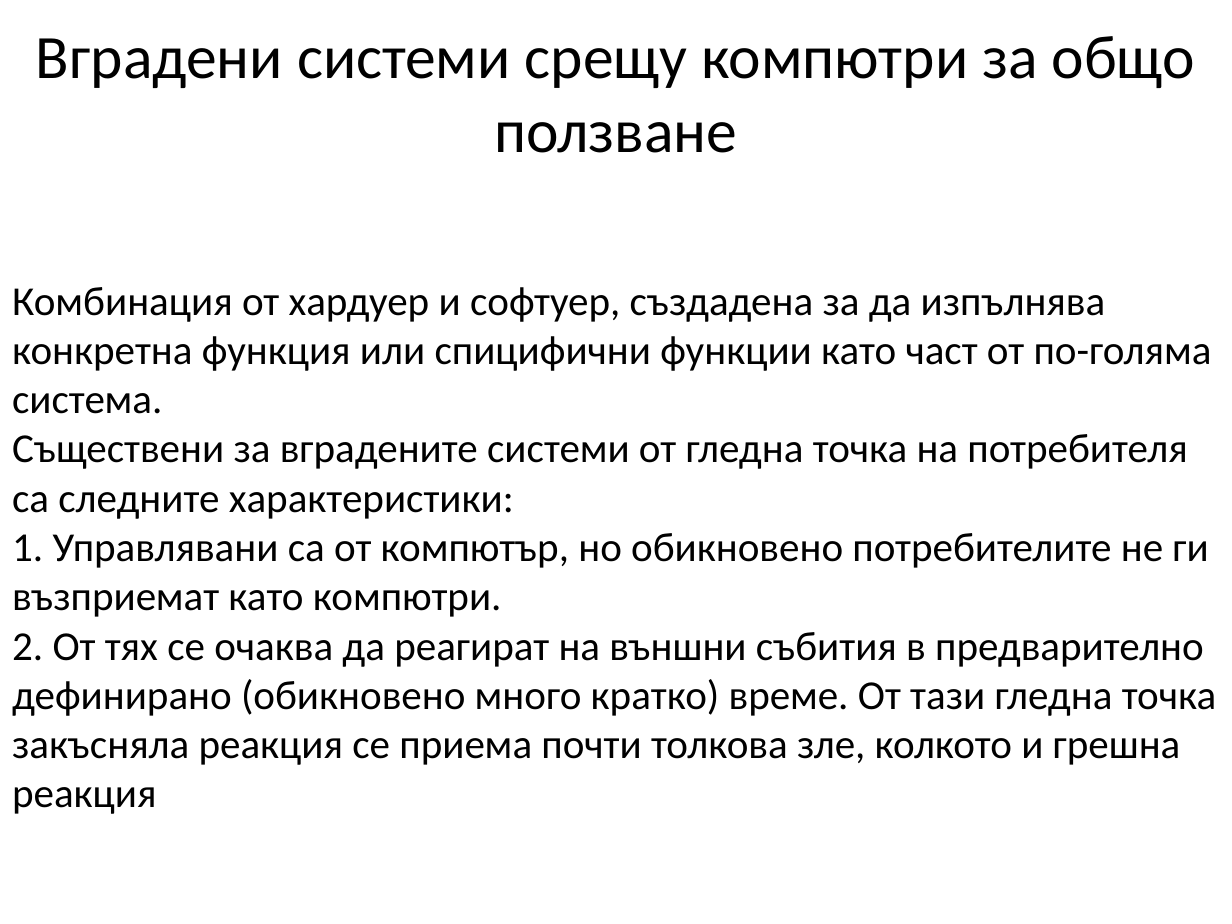
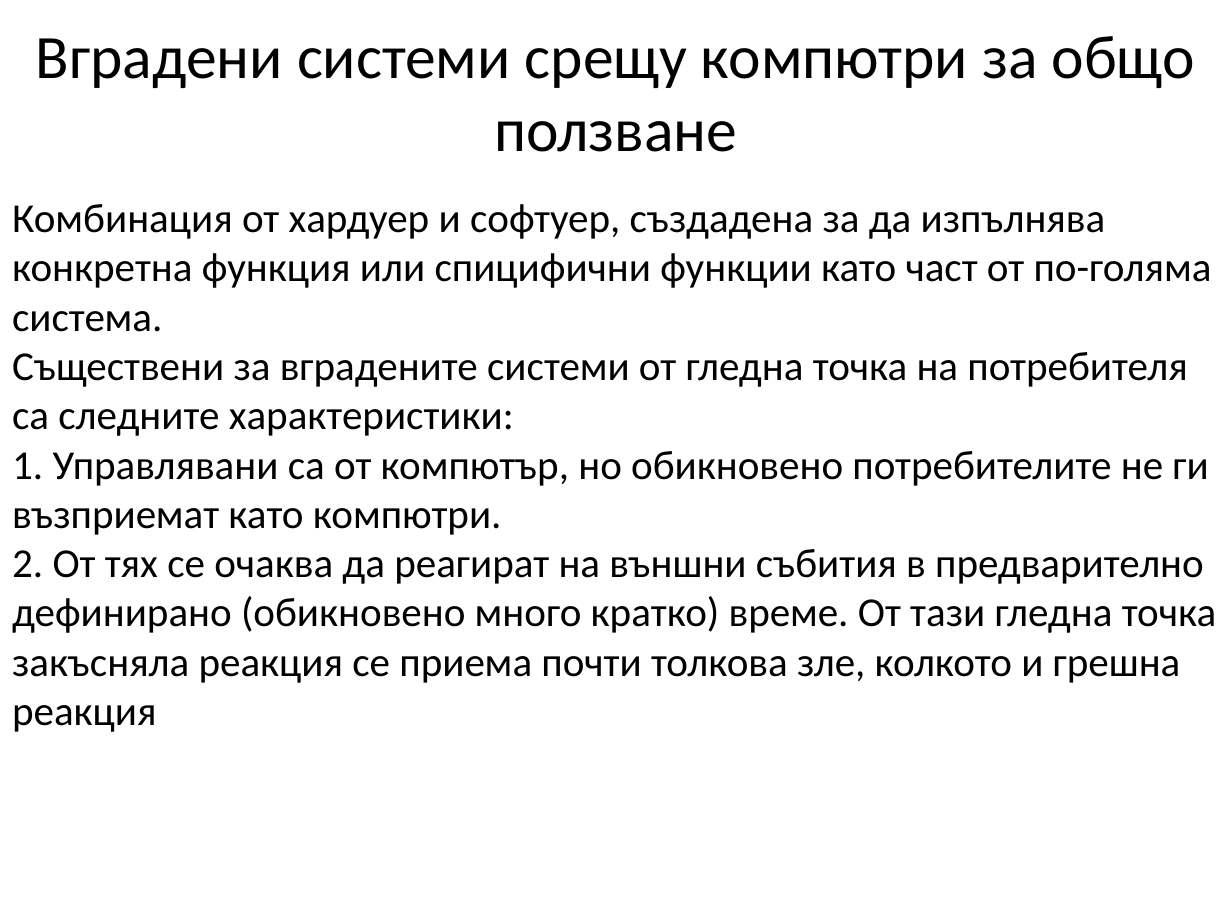
Before and after one commit to PavelKanazirev/MyDev.Bg, a slide deck: slide 2 of embeddedCpp25July/Presentation/DevBg_EmbbeddedC++.pptx. Drawn at 1232x924 pixels with LibreOffice and Linux fonts; fonts in the diff are those of the drawing. Boxes give left, top, right and bottom in pixels: in the first picture for what was removed or moved away, otherwise in the second. Text is boxed around its words. In the diff, an @@ line names an element or a change of style, - is before the commit and + after.

```diff
--- a/embeddedCpp25July/Presentation/DevBg_EmbbeddedC++.pptx
+++ b/embeddedCpp25July/Presentation/DevBg_EmbbeddedC++.pptx
@@ text "Комбинация от хардуер и софтуер, ...": place and size @@
-text "Комбинация от хардуер и софтуер, ..." at <box>12,287,1216,765</box>
+text "Комбинация от хардуер и софтуер, ..." at <box>12,204,1216,683</box>
```
Also in this commit, not shown: 13 other slides changed, 1 slide added, 1 slide removed.
